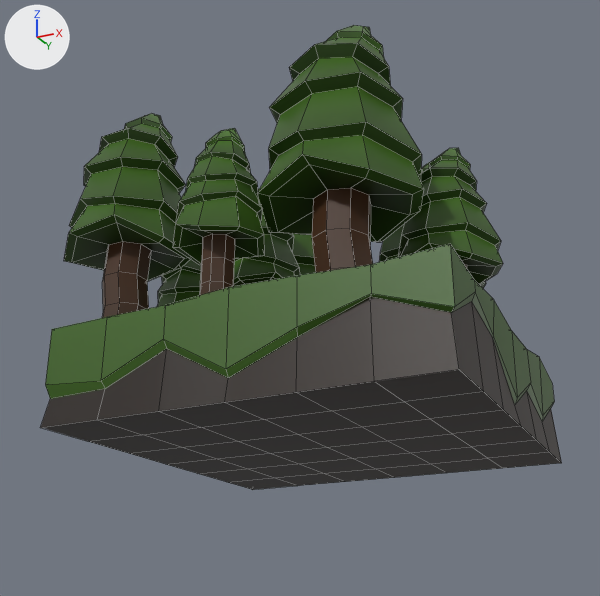
Two versions of the FBX model SlidingPuzzle/Assets/Models/Woods.fbx, one commit apart.
Rendered twice from a camera (50 mm lens) standing at (1.79, -3.87, -1.38) and looking at (-0.13, -0.04, 0.34). The axes (+X, +Y, +Z) are drawn at upper left. The lights are the same throughout. Mesh edges are drawn as thin lines. Where no turn or scale is listed for an object, it has been applied to the vertices. Vertices at the same position are counted once.

Objects in the first picture: 'Woods'.
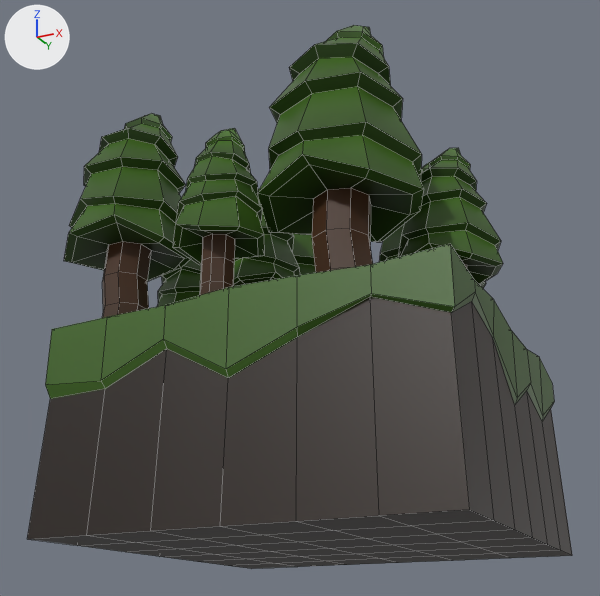
Boxes [x1, y1, x2, y2] around the edits, measured in the pictures (600 x 596 px; the box of a moved part takes in the faces that stretch with it):
'Woods', reshaped (17% taller)
    before: [40, 25, 562, 490]
    after: [27, 25, 572, 569]
part 1 of me_cube, moved or reshaped
    before: [40, 297, 562, 490]
    after: [27, 297, 572, 569]

Patch to the scene script:
```diff
--- a/SlidingPuzzle/Assets/Models/Woods.fbx.py
+++ b/SlidingPuzzle/Assets/Models/Woods.fbx.py
@@ me_cube @@
 me_cube.from_pydata(...)  # 2438 vertices, 2451 faces; spans x -1.15..1.0, y -1.03..1.0, z -0.5..1.73
 # used by ob_woods; location = (0.0, 0.0, 0.0)
+# me_cube part 1: all 49 vertices in x -1.0..1.0, y -1.0..1.0, z -0.5..-0.49 are moved by (0.0, 0.0, -0.5)
 me_cube.materials.append(mat_usable)
```
